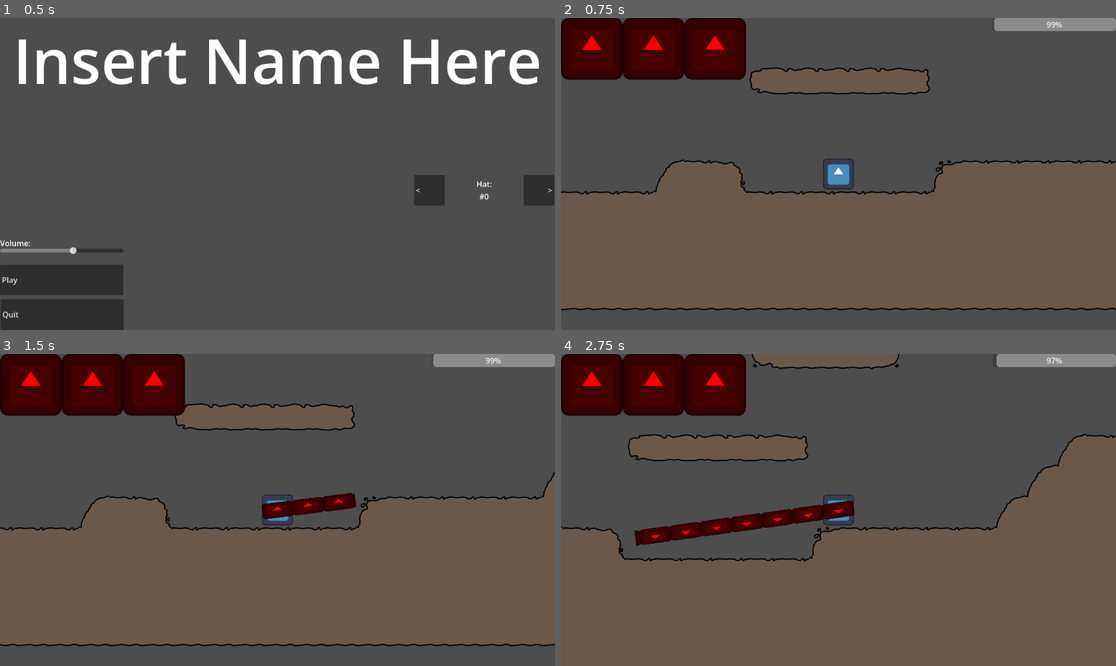
Above: before the commit, frames 1-4 (two rows, left to right).
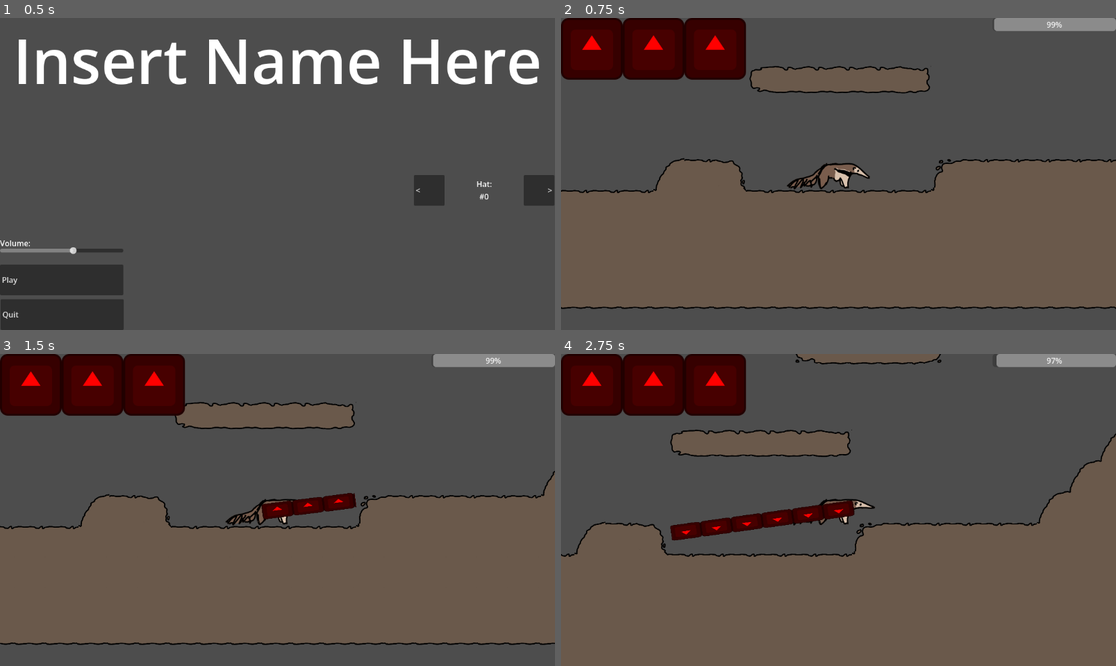
Above: after the commit, the same moments.

Repository: IncrediblyCreativeUsername/Team-Indecisive-Cutthroat-2026
Game: Godot game, scene res://UI/MainMenu.tscn
Two runs of this game, one before a commit and one after it. Both use one fixed random seed, a clock stepped at 60 frames per second and the inputs below. The engine's default icon, where the game draws it, is replaced by a stand-in: a white triangle on a blue panel in a dark square.
Inputs (mouse positions are in pixels of both pictures, inside the frame that each line leads up to):
- Up to frame 1 (0.5 s): no input
- Up to frame 2 (0.75 s): click "Play" at 0.5 s
- Up to frame 3 (1.5 s): tap Enter at 1.25 s; move the mouse to (399, 494) at 1.27 s; hold D (MOVE_RIGHT) from 1.28 s (still down); click (399, 494) at 1.35 s
- Up to frame 4 (2.75 s): keep holding D (MOVE_RIGHT); tap W (JUMP) at 1.52, 2.27 s; tap Space at 2 s; move the mouse to (727, 525) at 2.02 s; tap E (EAT) at 2.1 s; click (727, 525) at 2.3 s

Frame 1 is identical in both runs. In frame 2, 3.1% of the frame differs, in the area x 0-100%, y 15-94%; in frame 3, 2.8%; in frame 4, 8.5%, in the area x 0-100%, y 0-67%.

Commit message:
Player Animation

Diff:
--- /dev/null
+++ b/Art/Characters/Animation/anteater_default_Anim.tres
@@ -0,0 +1,122 @@
+[gd_resource type="SpriteFrames" format=3 uid="uid://bqh5c22glxrd7"]
+
+[ext_resource type="Texture2D" uid="uid://b44jqk17m07vm" path="res://Art/Characters/anteater_default.png" id="1_orlid"]
+
+[sub_resource type="AtlasTexture" id="AtlasTexture_8g4oa"]
+atlas = ExtResource("1_orlid")
+region = Rect2(0, 0, 256, 128)
+
+[sub_resource type="AtlasTexture" id="AtlasTexture_6ysni"]
+atlas = ExtResource("1_orlid")
+region = Rect2(256, 0, 256, 128)
+
+[sub_resource type="AtlasTexture" id="AtlasTexture_vlldt"]
+atlas = ExtResource("1_orlid")
+region = Rect2(0, 0, 256, 128)
+
+[sub_resource type="AtlasTexture" id="AtlasTexture_s1rgi"]
+atlas = ExtResource("1_orlid")
+region = Rect2(0, 128, 256, 128)
+
+[sub_resource type="AtlasTexture" id="AtlasTexture_j23h2"]
+atlas = ExtResource("1_orlid")
+region = Rect2(0, 256, 256, 128)
+
+[sub_resource type="AtlasTexture" id="AtlasTexture_orlid"]
+atlas = ExtResource("1_orlid")
+region = Rect2(256, 0, 256, 128)
+
+[sub_resource type="AtlasTexture" id="AtlasTexture_foh6w"]
+atlas = ExtResource("1_orlid")
+region = Rect2(256, 256, 256, 128)
+
+[sub_resource type="AtlasTexture" id="AtlasTexture_f8hld"]
+atlas = ExtResource("1_orlid")
+region = Rect2(256, 128, 256, 128)
+
+[sub_resource type="AtlasTexture" id="AtlasTexture_0j2ni"]
+atlas = ExtResource("1_orlid")
+region = Rect2(256, 0, 256, 128)
+
+[sub_resource type="AtlasTexture" id="AtlasTexture_v0k0e"]
+atlas = ExtResource("1_orlid")
+region = Rect2(256, 128, 256, 128)
+
+[sub_resource type="AtlasTexture" id="AtlasTexture_5wa8t"]
+atlas = ExtResource("1_orlid")
+region = Rect2(256, 256, 256, 128)
+
+[resource]
+resource_name = "DefaultAnteater"
+animations = [{
+"frames": [{
+"duration": 1.0,
+"texture": SubResource("AtlasTexture_8g4oa")
+}],
+"loop": true,
+"name": &"stand",
+"speed": 5.0
+}, {
+"frames": [{
+"duration": 1.0,
+"texture": SubResource("AtlasTexture_6ysni")
+}],
+"loop": true,
+"name": &"stand_toungue",
+"speed": 5.0
+}, {
+"frames": [{
+"duration": 2.0,
+"texture": SubResource("AtlasTexture_vlldt")
+}, {
+"duration": 2.0,
+"texture": SubResource("AtlasTexture_s1rgi")
+}, {
+"duration": 2.0,
+"texture": SubResource("AtlasTexture_j23h2")
+}, {
+"duration": 2.0,
+"texture": SubResource("AtlasTexture_orlid")
+}, {
+"duration": 2.0,
+"texture": SubResource("AtlasTexture_foh6w")
+}, {
+"duration": 2.0,
+"texture": SubResource("AtlasTexture_f8hld")
+}, {
+"duration": 2.0,
+"texture": SubResource("AtlasTexture_vlldt")
+}, {
+"duration": 2.0,
+"texture": SubResource("AtlasTexture_s1rgi")
+}, {
+"duration": 2.0,
+"texture": SubResource("AtlasTexture_j23h2")
+}, {
+"duration": 2.0,
+"texture": SubResource("AtlasTexture_vlldt")
+}, {
+"duration": 2.0,
+"texture": SubResource("AtlasTexture_s1rgi")
+}, {
+"duration": 2.0,
+"texture": SubResource("AtlasTexture_j23h2")
+}],
+"loop": true,
+"name": &"walk",
+"speed": 5.0
+}, {
+"frames": [{
+"duration": 2.0,
+"texture": SubResource("AtlasTexture_0j2ni")
+}, {
+"duration": 2.0,
+"texture": SubResource("AtlasTexture_v0k0e")
+}, {
+"duration": 2.0,
+"texture": SubResource("AtlasTexture_5wa8t")
+}],
+"loop": true,
+"name": &"walk_tounge",
+"speed": 5.0
+}]
--- /dev/null
+++ b/Art/Characters/Animation/anteater_lineonly_Anim.tres
@@ -0,0 +1,57 @@
+[gd_resource type="SpriteFrames" format=3 uid="uid://bke51mlonx8w0"]
+
+[ext_resource type="Texture2D" uid="uid://br2766c5w5cdy" path="res://Art/Characters/anteater_base.png" id="1_pca1v"]
+
+[sub_resource type="AtlasTexture" id="AtlasTexture_co8qp"]
+atlas = ExtResource("1_pca1v")
+region = Rect2(0, 0, 256, 128)
+
+[sub_resource type="AtlasTexture" id="AtlasTexture_t8tkk"]
+atlas = ExtResource("1_pca1v")
+region = Rect2(256, 0, 256, 128)
+
+[sub_resource type="AtlasTexture" id="AtlasTexture_70sug"]
+atlas = ExtResource("1_pca1v")
+region = Rect2(0, 0, 256, 128)
+
+[sub_resource type="AtlasTexture" id="AtlasTexture_4wpkd"]
+atlas = ExtResource("1_pca1v")
+region = Rect2(0, 128, 256, 128)
+
+[sub_resource type="AtlasTexture" id="AtlasTexture_vwfkk"]
+atlas = ExtResource("1_pca1v")
+region = Rect2(0, 256, 256, 128)
+
+[resource]
+resource_name = "DefaultAnteater"
+animations = [{
+"frames": [{
+"duration": 1.0,
+"texture": SubResource("AtlasTexture_co8qp")
+}],
+"loop": true,
+"name": &"stand",
+"speed": 5.0
+}, {
+"frames": [{
+"duration": 1.0,
+"texture": SubResource("AtlasTexture_t8tkk")
+}],
+"loop": true,
+"name": &"stand_toungue",
+"speed": 5.0
+}, {
+"frames": [{
+"duration": 2.0,
+"texture": SubResource("AtlasTexture_70sug")
+}, {
+"duration": 2.0,
+"texture": SubResource("AtlasTexture_4wpkd")
+}, {
+"duration": 2.0,
+"texture": SubResource("AtlasTexture_vwfkk")
+}],
+"loop": true,
+"name": &"walk",
+"speed": 5.0
+}]
--- /dev/null
+++ b/Art/Characters/Animation/anteater_overlay_Anim.tres
@@ -0,0 +1,83 @@
+[gd_resource type="SpriteFrames" format=3 uid="uid://d03hckhmnkjjx"]
+
+[ext_resource type="Texture2D" uid="uid://b44jqk17m07vm" path="res://Art/Characters/anteater_default.png" id="1_m1ydx"]
+
+[sub_resource type="AtlasTexture" id="AtlasTexture_8g4oa"]
+atlas = ExtResource("1_m1ydx")
+region = Rect2(0, 0, 256, 128)
+
+[sub_resource type="AtlasTexture" id="AtlasTexture_6ysni"]
+atlas = ExtResource("1_m1ydx")
+region = Rect2(256, 0, 256, 128)
+
+[sub_resource type="AtlasTexture" id="AtlasTexture_vlldt"]
+atlas = ExtResource("1_m1ydx")
+region = Rect2(0, 0, 256, 128)
+
+[sub_resource type="AtlasTexture" id="AtlasTexture_s1rgi"]
+atlas = ExtResource("1_m1ydx")
+region = Rect2(0, 128, 256, 128)
+
+[sub_resource type="AtlasTexture" id="AtlasTexture_j23h2"]
+atlas = ExtResource("1_m1ydx")
+region = Rect2(0, 256, 256, 128)
+
+[sub_resource type="AtlasTexture" id="AtlasTexture_0j2ni"]
+atlas = ExtResource("1_m1ydx")
+region = Rect2(256, 0, 256, 128)
+
+[sub_resource type="AtlasTexture" id="AtlasTexture_v0k0e"]
+atlas = ExtResource("1_m1ydx")
+region = Rect2(256, 128, 256, 128)
+
+[sub_resource type="AtlasTexture" id="AtlasTexture_5wa8t"]
+atlas = ExtResource("1_m1ydx")
+region = Rect2(256, 256, 256, 128)
+
+[resource]
+resource_name = "DefaultAnteater"
+animations = [{
+"frames": [{
+"duration": 1.0,
+"texture": SubResource("AtlasTexture_8g4oa")
+}],
+"loop": true,
+"name": &"stand",
+"speed": 5.0
+}, {
+"frames": [{
+"duration": 1.0,
+"texture": SubResource("AtlasTexture_6ysni")
+}],
+"loop": true,
+"name": &"stand_toungue",
+"speed": 5.0
+}, {
+"frames": [{
+"duration": 2.0,
+"texture": SubResource("AtlasTexture_vlldt")
+}, {
+"duration": 2.0,
+"texture": SubResource("AtlasTexture_s1rgi")
+}, {
+"duration": 2.0,
+"texture": SubResource("AtlasTexture_j23h2")
+}],
+"loop": true,
+"name": &"walk",
+"speed": 5.0
+}, {
+"frames": [{
+"duration": 2.0,
+"texture": SubResource("AtlasTexture_0j2ni")
+}, {
+"duration": 2.0,
+"texture": SubResource("AtlasTexture_v0k0e")
+}, {
+"duration": 2.0,
+"texture": SubResource("AtlasTexture_5wa8t")
+}],
+"loop": true,
+"name": &"walk_tounge",
+"speed": 5.0
+}]
--- a/Player/Player.tscn
+++ b/Player/Player.tscn
@@ -1,8 +1,9 @@
 [gd_scene format=3 uid="uid://dy7klndipufbg"]
 
 [ext_resource type="Script" uid="uid://6jpu650d380y" path="res://Player/player.gd" id="1_3qydi"]
+[ext_resource type="SpriteFrames" uid="uid://bqh5c22glxrd7" path="res://Art/Characters/Animation/anteater_default_Anim.tres" id="2_ddoul"]
 [ext_resource type="Texture2D" uid="uid://dlhfkqblbvnm8" path="res://Art/Placeholder/icon.svg" id="2_q3lat"]
-[ext_resource type="PackedScene" uid="uid://dc7gxxantt3r8" path="res://Player/Hats.tscn" id="3_tok1r"]
+[ext_resource type="PackedScene" path="res://Player/Hats.tscn" id="3_tok1r"]
 
 [sub_resource type="CircleShape2D" id="CircleShape2D_tok1r"]
 radius = 62.0
@@ -201,10 +202,16 @@
 script = ExtResource("1_3qydi")
 friction = 800
 
-[node name="Sprite2D" type="Sprite2D" parent="." unique_id=1626357440]
-texture = ExtResource("2_q3lat")
+[node name="PlayerSprite" type="AnimatedSprite2D" parent="." unique_id=1795922126]
+position = Vector2(-30.999998, -34)
+scale = Vector2(1.4549686, 1.5234376)
+sprite_frames = ExtResource("2_ddoul")
+animation = &"walk"
+frame_progress = 0.15071903
 
 [node name="CollisionShape2D" type="CollisionShape2D" parent="." unique_id=2001729725]
+position = Vector2(1, 7)
+scale = Vector2(1.9200028, 0.79999983)
 shape = SubResource("CircleShape2D_tok1r")
 
 [node name="Hats" parent="." unique_id=1316857142 instance=ExtResource("3_tok1r")]
--- a/Player/player.gd
+++ b/Player/player.gd
@@ -13,8 +13,13 @@
 @onready var tonguePivot := $Tongue
 @onready var tongueTip := $Tongue/Area2D
 @onready var tongueCast := $Tongue/RayCast2D
+@onready var animSprite := $PlayerSprite
 var grabbedObject
 var isGrappling : bool = false
+
+
+func _ready():
+	animSprite.play("stand")
 
 func _physics_process(_delta: float) -> void:
 	#grapple
@@ -38,10 +43,20 @@
 
 		#X movement
 
+
 		if Input.is_action_pressed("MOVE_RIGHT") && !tongueExtending && velocity.x < speed:
 			velocity.x += speed*60*_delta
+
+			animSprite.flip_h =false
+			animSprite.play("walk")
 		if Input.is_action_pressed("MOVE_LEFT") && !tongueExtending && velocity.x > -speed:
 			velocity.x -= speed*60*_delta
+
+			animSprite.flip_h = true
+			animSprite.play("walk")
+
+		if velocity.x == 0 && animSprite.animation != "stand_toungue":
+			animSprite.play("stand")
 
 		#coyote time resets while on floor
 		if is_on_floor():
@@ -72,6 +87,7 @@
 		if !tongueExtending && Input.is_action_just_pressed("GRAPPLE"):
 			tonguePivot.look_at(get_global_mouse_position())
 			tongueAnimator.play("Extend")
+			animSprite.play("stand_toungue")
 
 		#move grabbed object
 		if grabbedObject != null && tongueExtending:
@@ -79,8 +95,11 @@
 		else:
 			grabbedObject = null
 
+
 		#move according to velocity and delta
 		move_and_slide()
+
+
 
 #tongue fully extends
 func _on_tongue_anim_animation_finished(anim_name: StringName) -> void:
Binary file added: Art/Characters/anteater_base.png
Not shown, added: Art/Characters/anteater_base.png.import
Binary file added: Art/Characters/anteater_lines.png
Not shown, added: Art/Characters/anteater_lines.png.import
